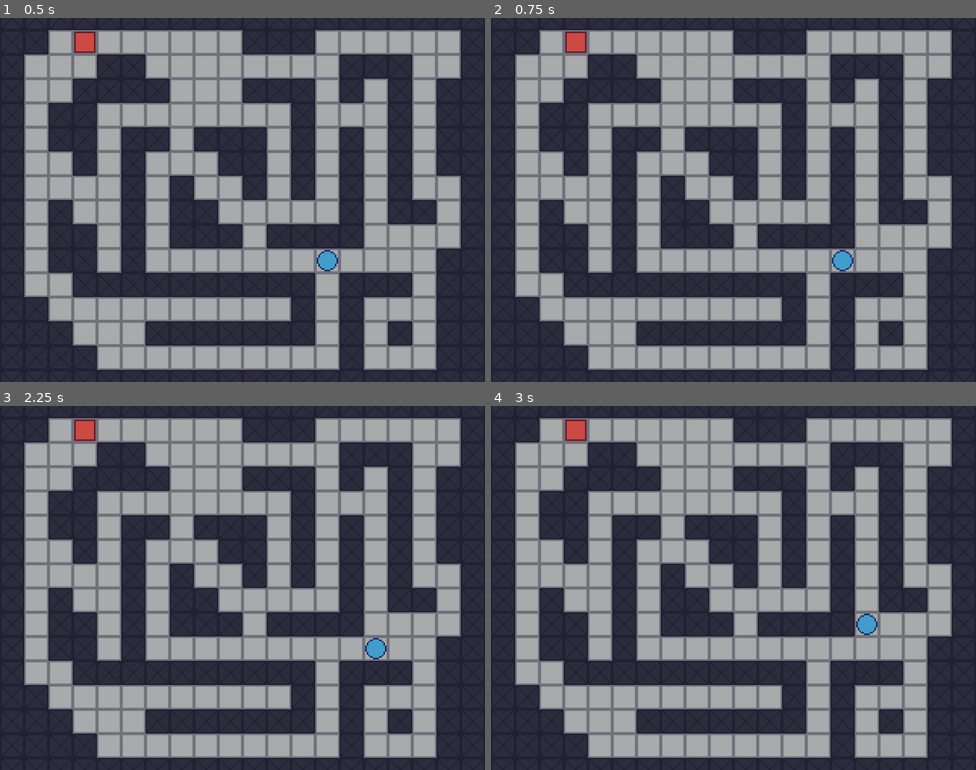
Above: before the commit, frames 1-4 (two rows, left to right).
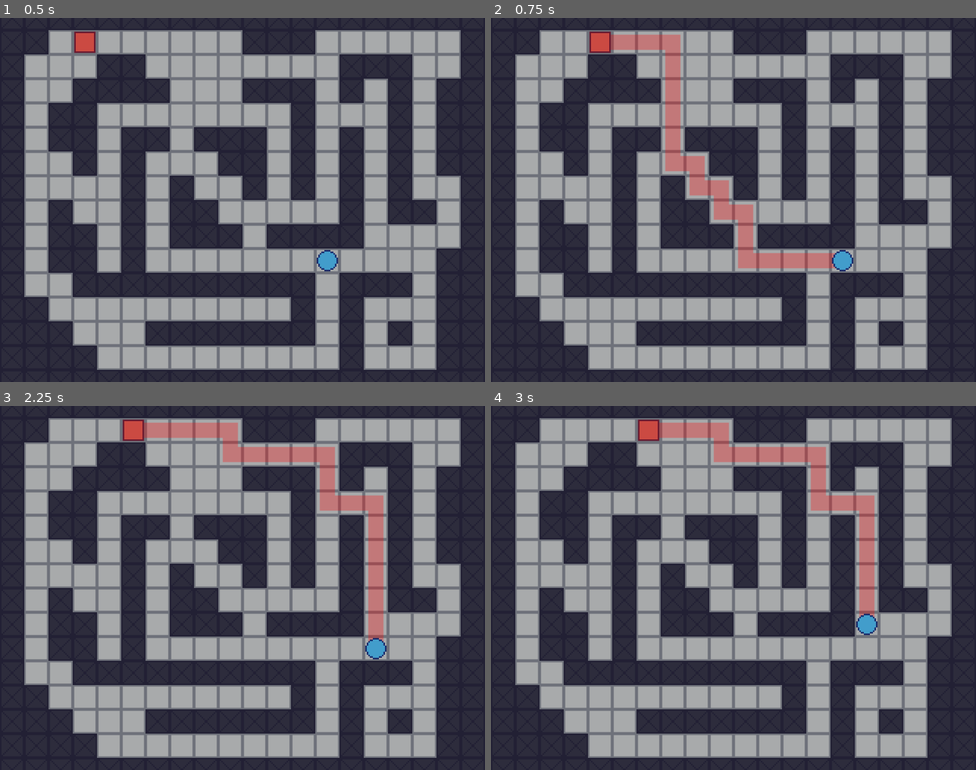
Above: after the commit, the same moments.

Repository: dungeonthegoat/A-Maze-Game
Game: Godot game, scene res://main.tscn
Two runs of this game, one before a commit and one after it. Both use one fixed random seed, a clock stepped at 60 frames per second and the inputs below.
Inputs:
- Up to frame 1 (0.5 s): no input
- Up to frame 2 (0.75 s): tap Enter at 0.5 s; hold D (right) from 0.53 s (still down)
- Up to frame 3 (2.25 s): tap Space at 1.25 s; release D (right) at 1.28 s; hold S (down) 1.28-2.03 s; tap Enter at 2 s; hold D (right) from 2.03 s (still down)
- Up to frame 4 (3 s): tap Space at 2.75 s; release D (right) at 2.78 s; hold W (up) from 2.78 s (still down)

Frame 1 is identical in both runs. In frame 2, 4.4% of the frame differs, in the area x 15-71%, y 3-69%; in frame 3, 4.4%, in the area x 15-80%, y 3-65%; in frame 4, 4.0%.

Commit message:
Added gameplay and highlighting path

Diff:
--- a/a_star_challenge_csci_4041/enemy.gd
+++ b/a_star_challenge_csci_4041/enemy.gd
@@ -25,6 +25,7 @@
 
 @export var tile_map: TileMapLayer
 @export var player: Player
+@export var line: Line2D
 
 var grid_pos: Vector2i:
 	set(new):
@@ -32,8 +33,22 @@
 		_update_position(new)
 
 func _ready() -> void:
+	SignalBus.player_moved.connect(_player_moved)
 	grid_pos = tile_map.local_to_map(global_position)
-	print(a_star(grid_pos, player.grid_pos))
+
+func _player_moved(new_pos: Vector2i) -> void:
+	if new_pos == grid_pos:
+		get_tree().reload_current_scene()
+		return
+
+	var path: Array[Vector2i] = a_star(grid_pos, new_pos)
+	grid_pos = path[1]
+	_update_line(path)
+
+func _update_line(path: Array[Vector2i]) -> void:
+	line.clear_points()
+	for idx in range(1, path.size()):
+		line.add_point(tile_map.map_to_local(path[idx]))
 
 func _update_position(new_grid_pos: Vector2i) -> void:
 	global_position = tile_map.map_to_local(new_grid_pos)
@@ -47,6 +62,7 @@
 		neighbors.append(pos + dir)
 
 	return neighbors
+
 
 func get_best_f_cost(cells: Array[Cell]) -> Cell:
 	var best_cell = null
--- a/a_star_challenge_csci_4041/main.tscn
+++ b/a_star_challenge_csci_4041/main.tscn
@@ -31,14 +31,21 @@
 tile_set = SubResource("TileSet_h2yge")
 
 [node name="Player" type="Sprite2D" parent="." unique_id=468808155 node_paths=PackedStringArray("tile_map")]
+z_index = 2
 position = Vector2(52, 37)
 texture = SubResource("AtlasTexture_0xm2m")
 script = ExtResource("3_h2yge")
 tile_map = NodePath("../TileMapLayer")
 
-[node name="Enemy" type="Sprite2D" parent="." unique_id=1645172499 node_paths=PackedStringArray("tile_map", "player")]
+[node name="Enemy" type="Sprite2D" parent="." unique_id=1645172499 node_paths=PackedStringArray("tile_map", "player", "line")]
+z_index = 2
 position = Vector2(-103, -104)
 texture = SubResource("AtlasTexture_1bvp3")
 script = ExtResource("4_1bvp3")
 tile_map = NodePath("../TileMapLayer")
 player = NodePath("../Player")
+line = NodePath("../Line2D")
+
+[node name="Line2D" type="Line2D" parent="." unique_id=895613305]
+z_index = 1
+default_color = Color(1, 0, 0, 0.29411766)
--- a/a_star_challenge_csci_4041/player.gd
+++ b/a_star_challenge_csci_4041/player.gd
@@ -22,6 +22,7 @@
 	if not is_cell_valid(next_grid_pos): return
 
 	grid_pos = next_grid_pos
+	SignalBus.player_moved.emit(grid_pos)
 
 func _update_position(new_grid_pos: Vector2i) -> void:
 	global_position = tile_map.map_to_local(new_grid_pos)
--- a/a_star_challenge_csci_4041/project.godot
+++ b/a_star_challenge_csci_4041/project.godot
@@ -14,6 +14,10 @@
 run/main_scene="uid://c4q87vvihwthr"
 config/features=PackedStringArray("4.7", "Forward Plus")
 config/icon="res://icon.svg"
+
+[autoload]
+
+SignalBus="*uid://t13ghe7d8rdf"
 
 [display]
 
--- /dev/null
+++ b/a_star_challenge_csci_4041/signal_bus.gd
@@ -0,0 +1,3 @@
+extends Node
+
+signal player_moved(to: Vector2i)
Not shown, added: a_star_challenge_csci_4041/signal_bus.gd.uid
